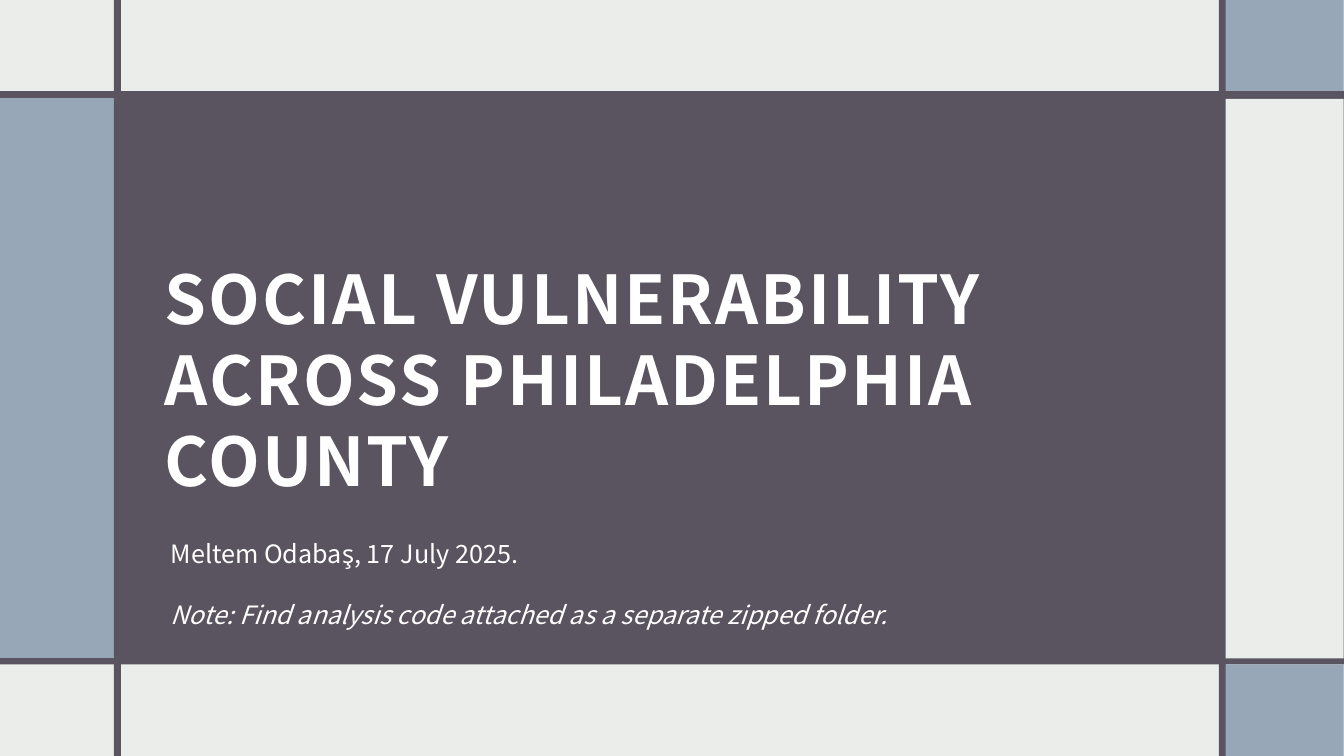
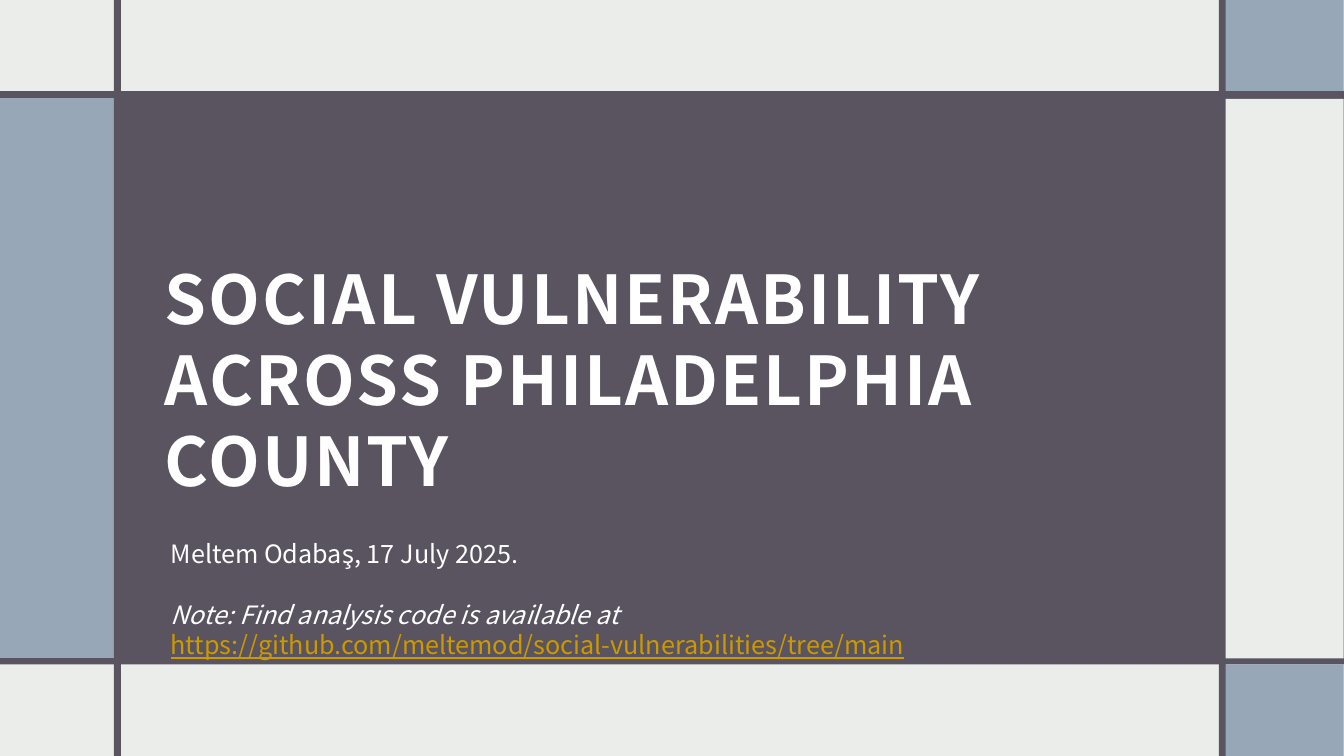
Before and after one commit to meltemod/social-vulnerabilities, a slide deck: slide 1 of presentation/item-exercise-presentation.pptx. Drawn at 1344x756 pixels with LibreOffice and Linux fonts; fonts in the diff are those of the drawing. Boxes give left, top, right and bottom in pixels: in the first picture for what was removed or moved away, otherwise in the second. Text is boxed around its words. In the diff, an @@ line names an element or a change of style, - is before the commit and + after.

Commit message:
add source code link to ppt presentation

```diff
--- a/presentation/item-exercise-presentation.pptx
+++ b/presentation/item-exercise-presentation.pptx
@@ text at box(171, 604, 904, 660): text changed; text colour #FFFFFF to #CC9900; italic off @@
-Note: Find analysis code attached as a separate zipped folder.
+Note: Find analysis code is available at
+https://github.com/meltemod/social-vulnerabilities/tree/main
```
